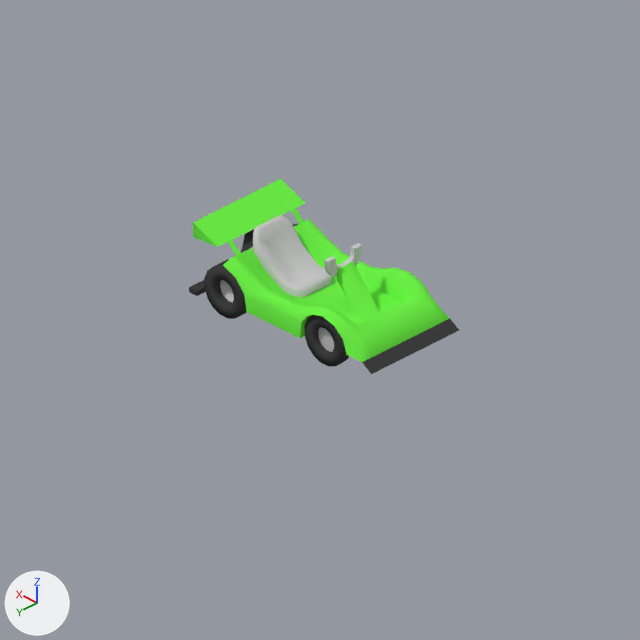
The Blender file rides/gokarts/KART1/KART1.blend, before and after one commit.
The view is the same before and after, from the file's camera 'Camera'. The lights are fixed; the arrows at lower left show +X, +Y and +Z.

Objects in the first picture: 'Go Kart'.
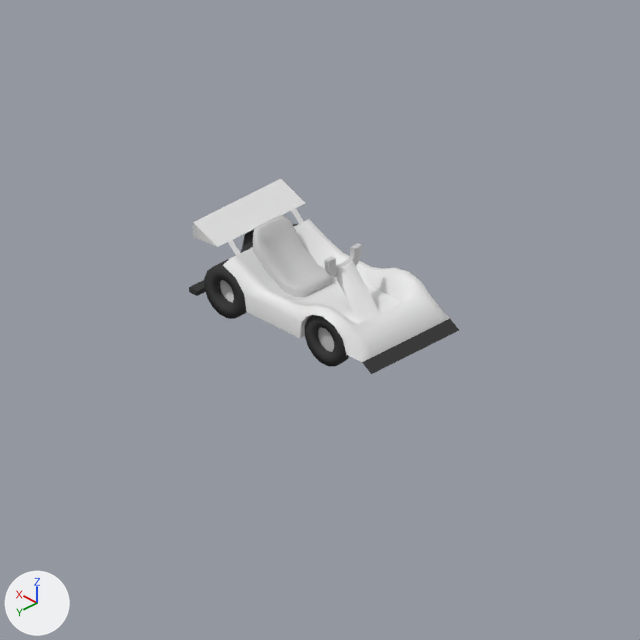
Commit message: Attempt to color-correct when palettizing remap color

Changed parts and their boxes (x1, y1, x2, y2) in the pictures (640 x 640 px):
part 1 of me_plane_001, recoloured (green to white): (193, 179, 450, 362) in both

The change, as a list of edits to the scene's bpy script:
```text
Add mat_remap_1:
    mat_remap_1 = bpy.data.materials.new('Remap 1')
Change me_plane_001:
    where me_plane_001.from_pydata(...)  # 363 vertices, 286 faces; spans x -0.11..0.0, y -0.239..0.218, z 0.0..0.163
    used by ob_go_kart; parent = ob_vehicle; location = (0.0, 0.0, 0.0); scale = (5.0, 5.0, 5.0)
    me_plane_001 part 1: all 98 faces that had it switch from mat_material (green #6ff249) to mat_remap_1
```
